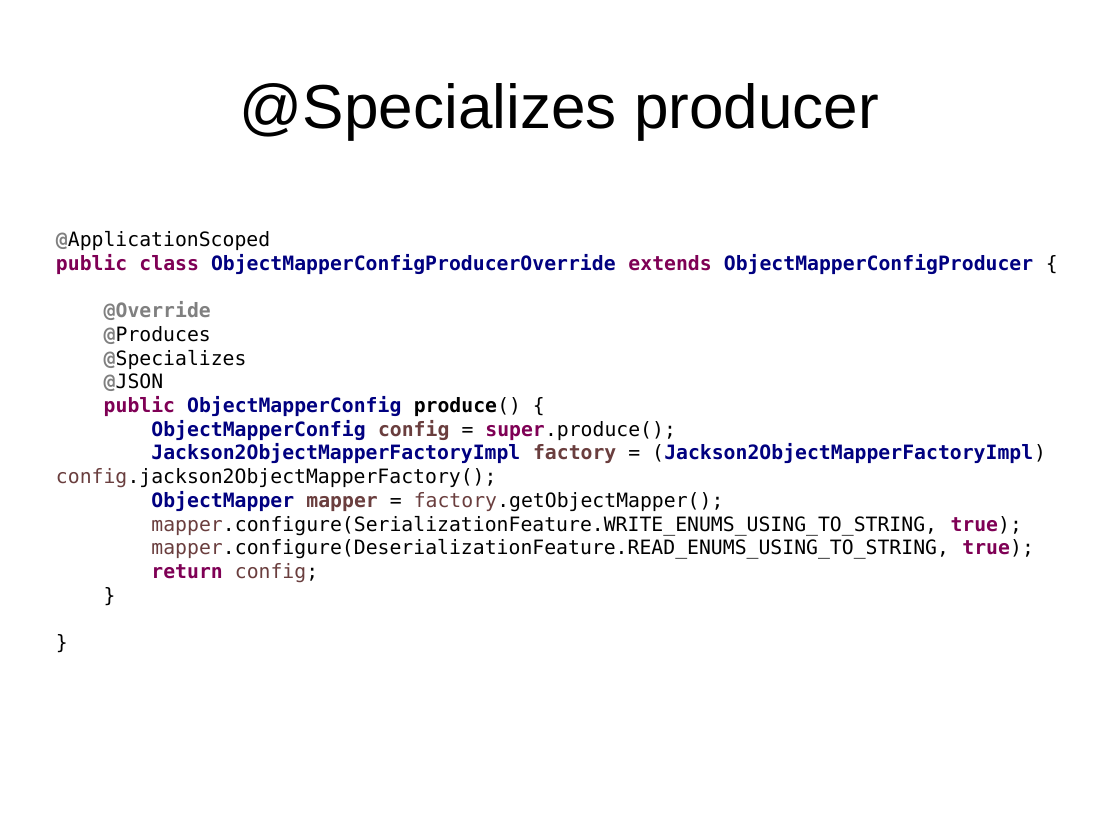
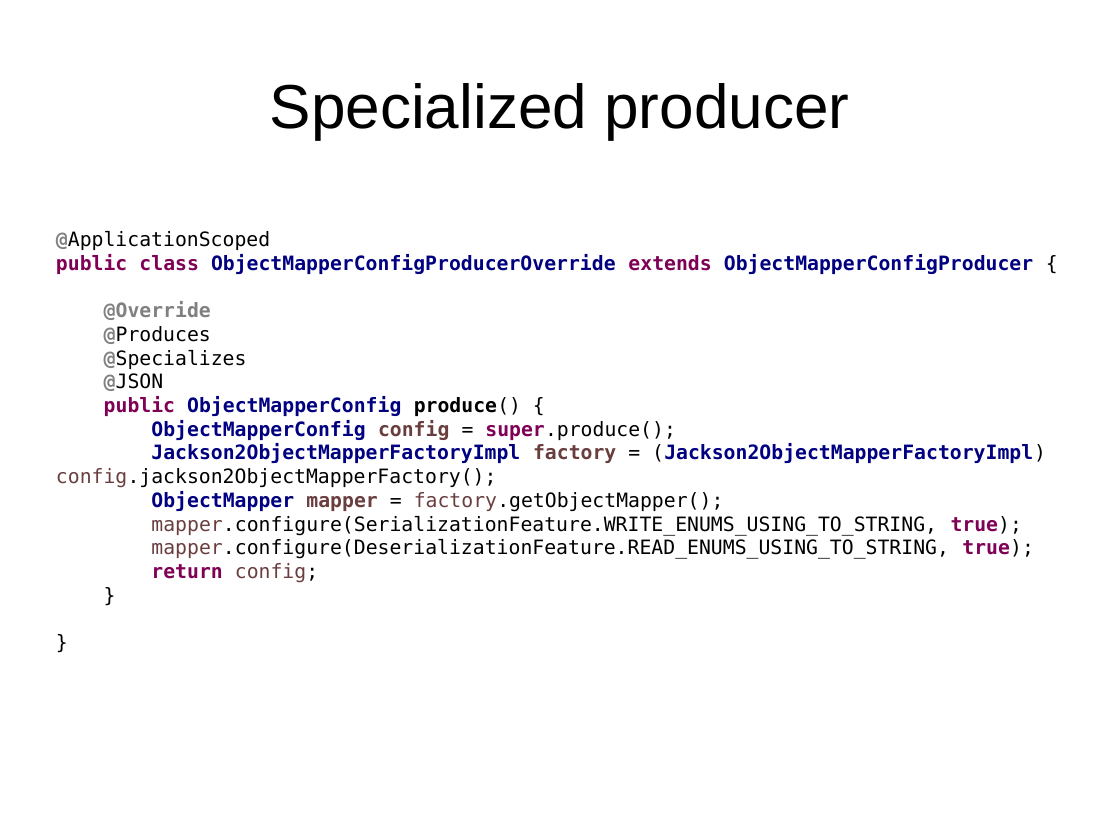
Before and after one commit to FrigoCoder/CDI, a slide deck: slide 67 of CDI.odp (slide 66 before the commit). Drawn at 1120x840 pixels with LibreOffice and Linux fonts; fonts in the diff are those of the drawing. Boxes give left, top, right and bottom in pixels: in the first picture for what was removed or moved away, otherwise in the second. Text is boxed around its words. In the diff, an @@ line names an element or a change of style, - is before the commit and + after.

```diff
--- a/CDI.odp
+++ b/CDI.odp
@@ title at <box>270,83,849,139</box>: text changed @@
-@Specializes producer
+Specialized producer
```
Also in this commit, not shown: 1 other slide changed, 1 slide added.
